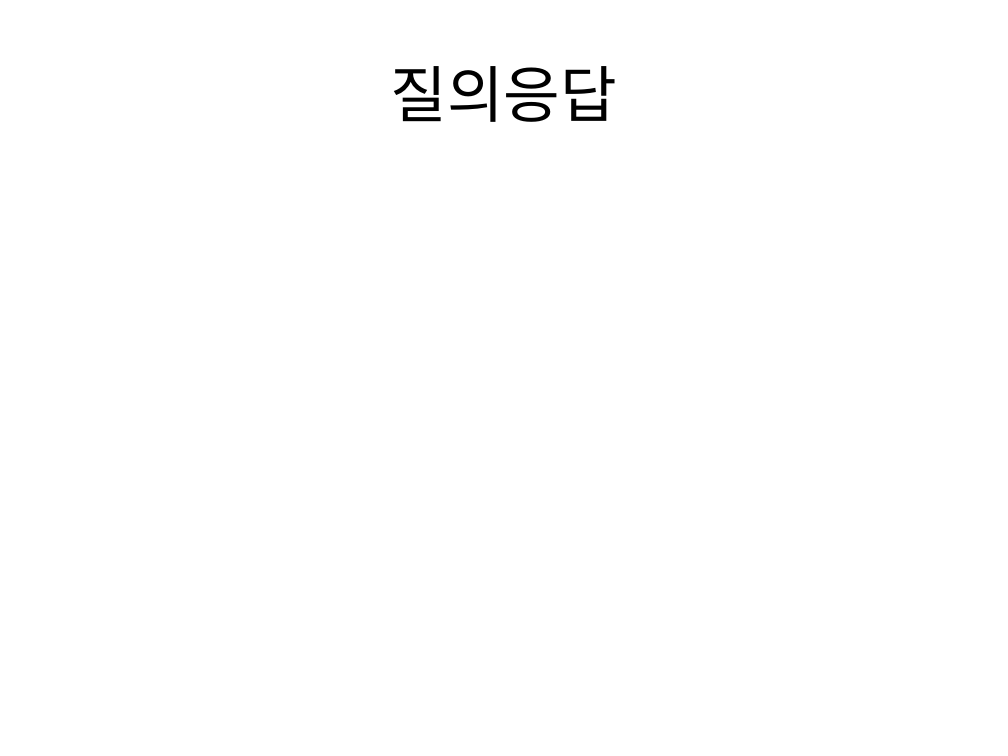
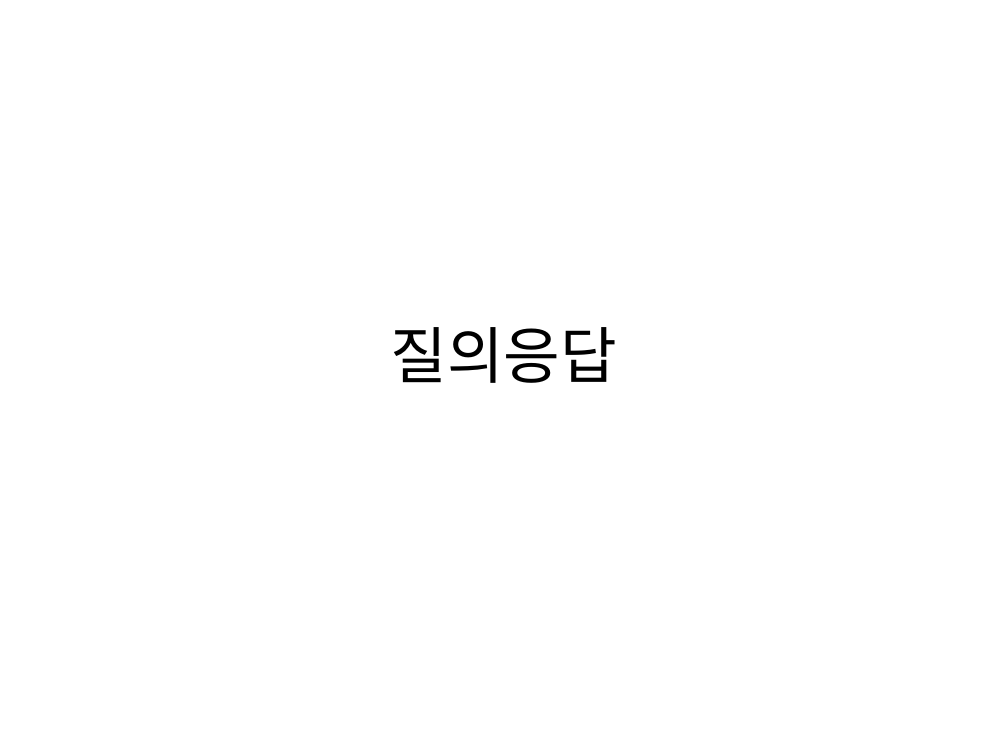
Before and after one commit to pasongsj/ideatone, a slide deck: slide 15 of ideatoneppt.pptx (slide 14 before the commit). Drawn at 1008x756 pixels with LibreOffice and Linux fonts; fonts in the diff are those of the drawing. Boxes give left, top, right and bottom in pixels: in the first picture for what was removed or moved away, otherwise in the second. Text is boxed around its words. In the diff, an @@ line names an element or a change of style, - is before the commit and + after.

```diff
--- a/ideatoneppt.pptx
+++ b/ideatoneppt.pptx
@@ title "질의응답": place and size @@
-title "질의응답" at [391, 66, 618, 122]
+title "질의응답" at [391, 327, 618, 383]
```
Also in this commit, not shown: 3 other slides changed, 1 slide added.
